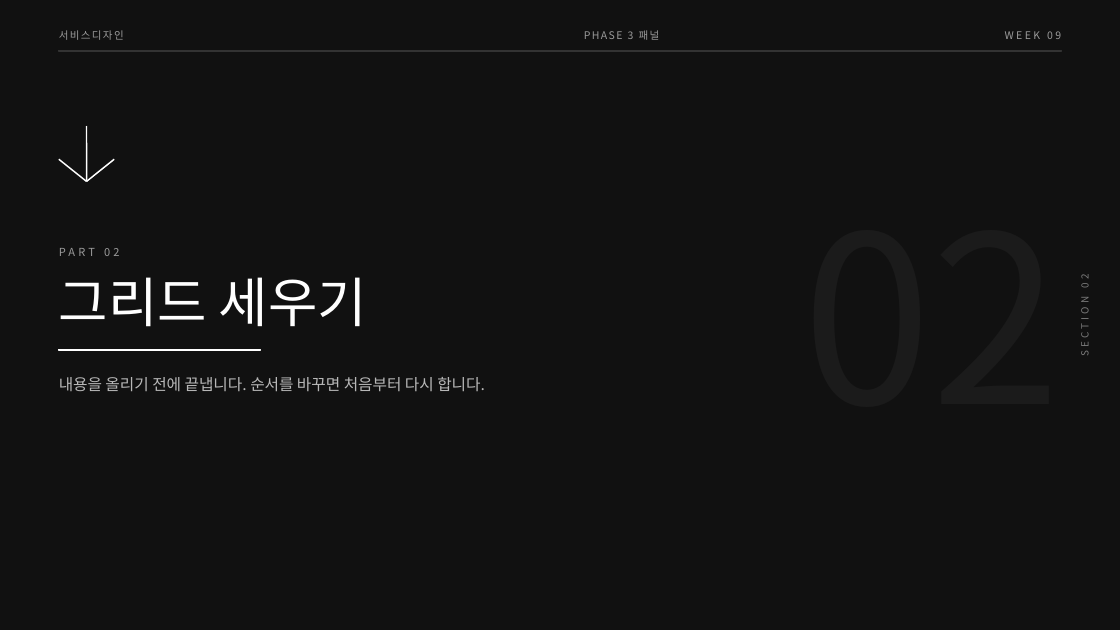
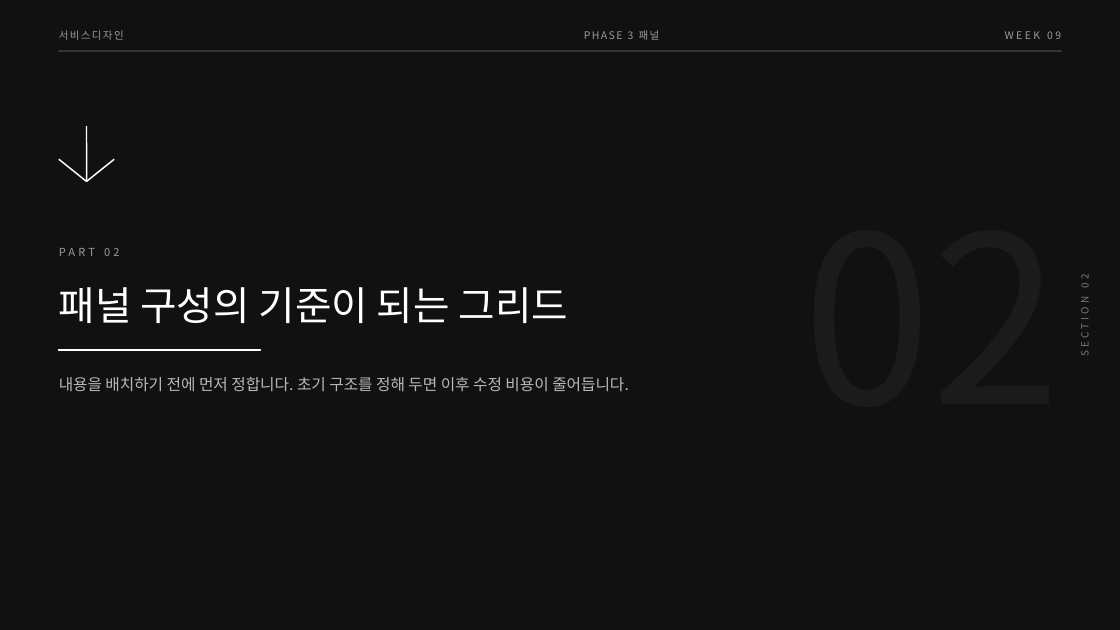
Before and after one commit to design-eng/MIN.D, a slide deck: slide 6 of dist/weeks-2학기/서비스디자인_2학기_09주차_패널레이아웃.pptx. Drawn at 1120x630 pixels with LibreOffice and Linux fonts; fonts in the diff are those of the drawing. Boxes give left, top, right and bottom in pixels: in the first picture for what was removed or moved away, otherwise in the second. Text is boxed around its words. In the diff, an @@ line names an element or a change of style, - is before the commit and + after.

```diff
--- a/dist/weeks-2학기/서비스디자인_2학기_09주차_패널레이아웃.pptx
+++ b/dist/weeks-2학기/서비스디자인_2학기_09주차_패널레이아웃.pptx
@@ text at (x1=59, y1=287, x2=568, y2=323): text changed; size 46 to 34 pt @@
-그리드 세우기
+패널 구성의 기준이 되는 그리드
@@ text at (x1=59, y1=377, x2=629, y2=392): text changed @@
-내용을 올리기 전에 끝냅니다. 순서를 바꾸면 처음부터 다시 합니다.
+내용을 배치하기 전에 먼저 정합니다. 초기 구조를 정해 두면 이후 수정 비용이 줄어듭니다.
```
Also in this commit, not shown: 20 other slides changed, 5 other files.
